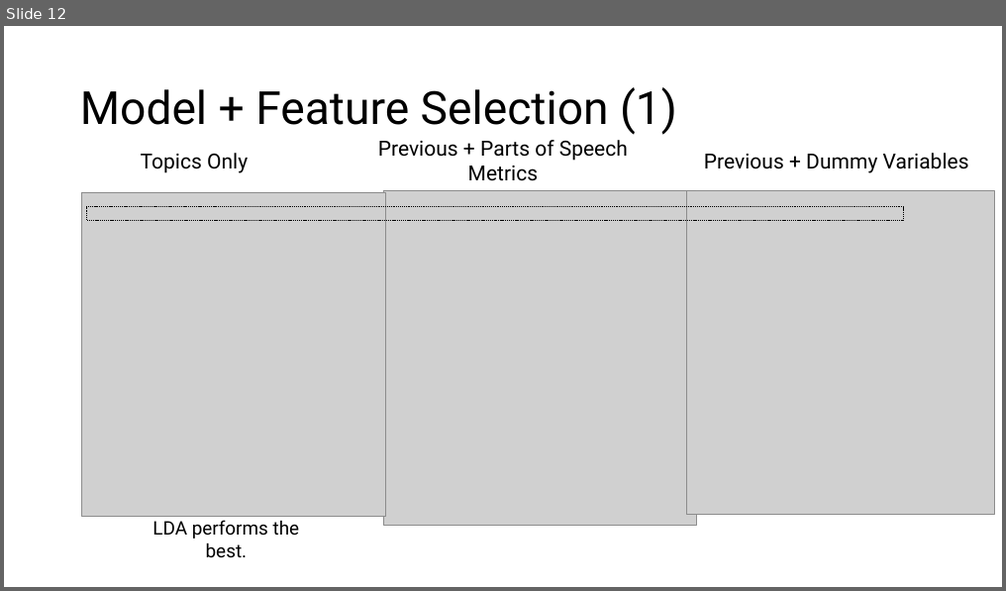
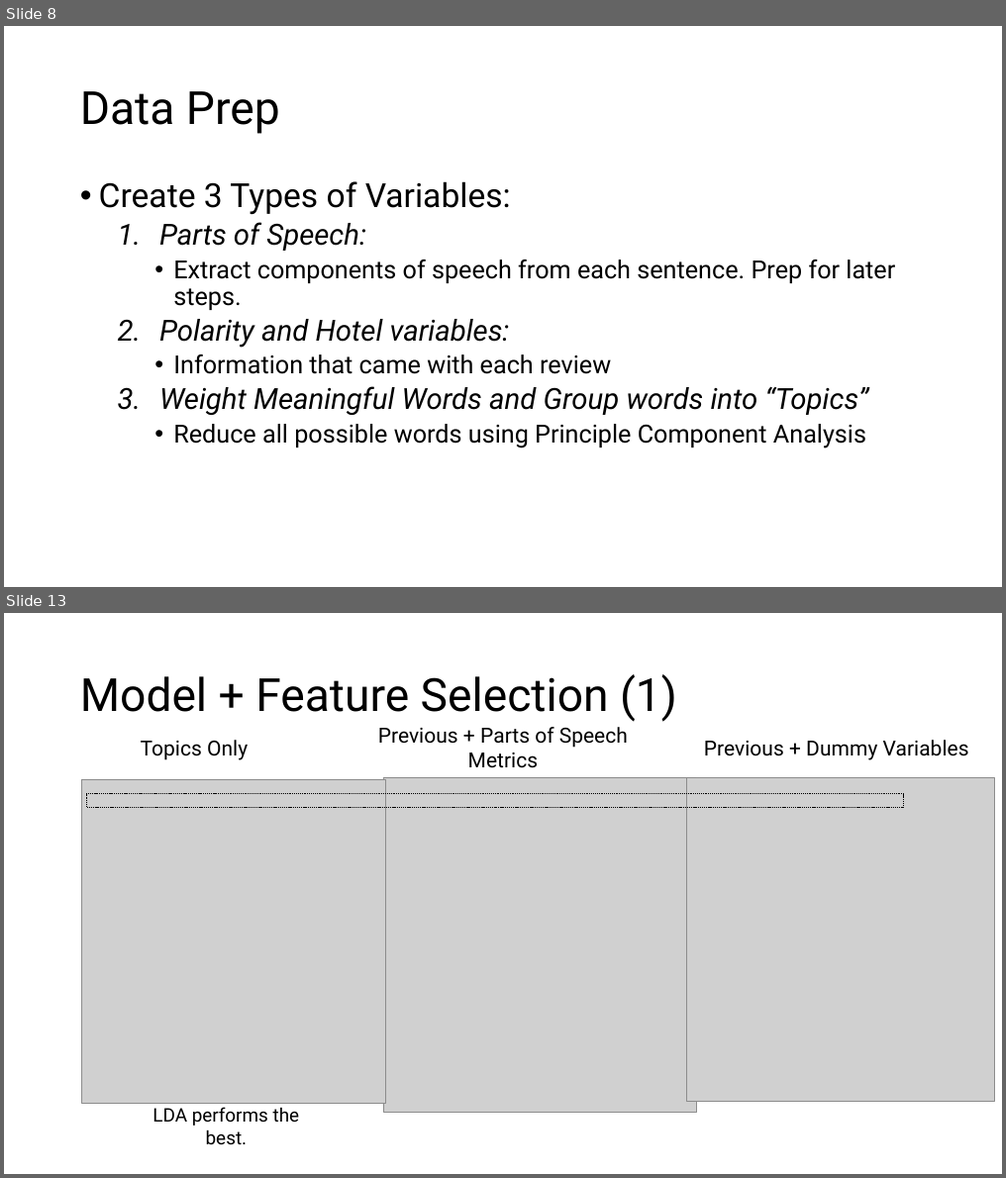
Before and after one commit to chrisgian/Capstone2-NLP-Hotel-Reviews, a slide deck: NLP 2 - Hotel Reviews Deliverable.pptx. Shown one above the other, each under a label of ours: slide 12 before the commit, slides 8 and 13 after it; the slides between them are not shown. The pictures are 1006x591 and 1006x1178 pixels, drawn with LibreOffice and Linux fonts; fonts in the diff are those of the drawing; grey boxes stand for pictures. Boxes give left, top, right and bottom in pixels: in the first picture for what was removed or moved away, otherwise in the second. Text is boxed around its words. In the diff, an @@ line names an element or a change of style, - is before the commit and + after.

```diff
--- a/NLP 2 - Hotel Reviews Deliverable.pptx
+++ b/NLP 2 - Hotel Reviews Deliverable.pptx
@@ slide 8 added at [4, 26, 1002, 587], background #FFFFFF @@
@@ title added at [80, 91, 280, 134], 44 pt, text #000000 @@
+Data Prep
@@ text added at [99, 181, 895, 449], 24 pt, text #000000 @@
+• Create 3 Types of Variables:
+  1. Parts of Speech:
+    • Extract components of speech from each sentence. Prep for later steps.
+  2. Polarity and Hotel variables:
+    • Information that came with each review
+  3. Weight Meaningful Words and Group words into “Topics”
+    • Reduce all possible words using Principle Component Analysis
@@ what was slide 12 is now slide 13 @@
```
Also in this commit, not shown: 8 slides changed, 7 other slides added, 6 slides removed, 1 other file.
